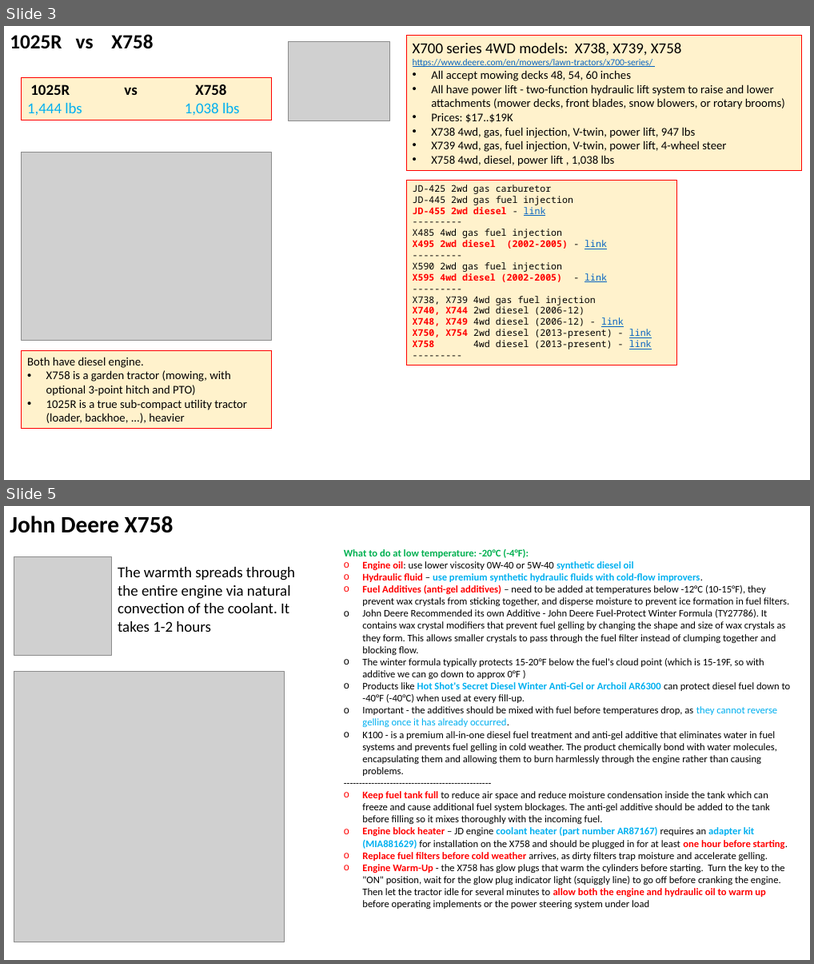
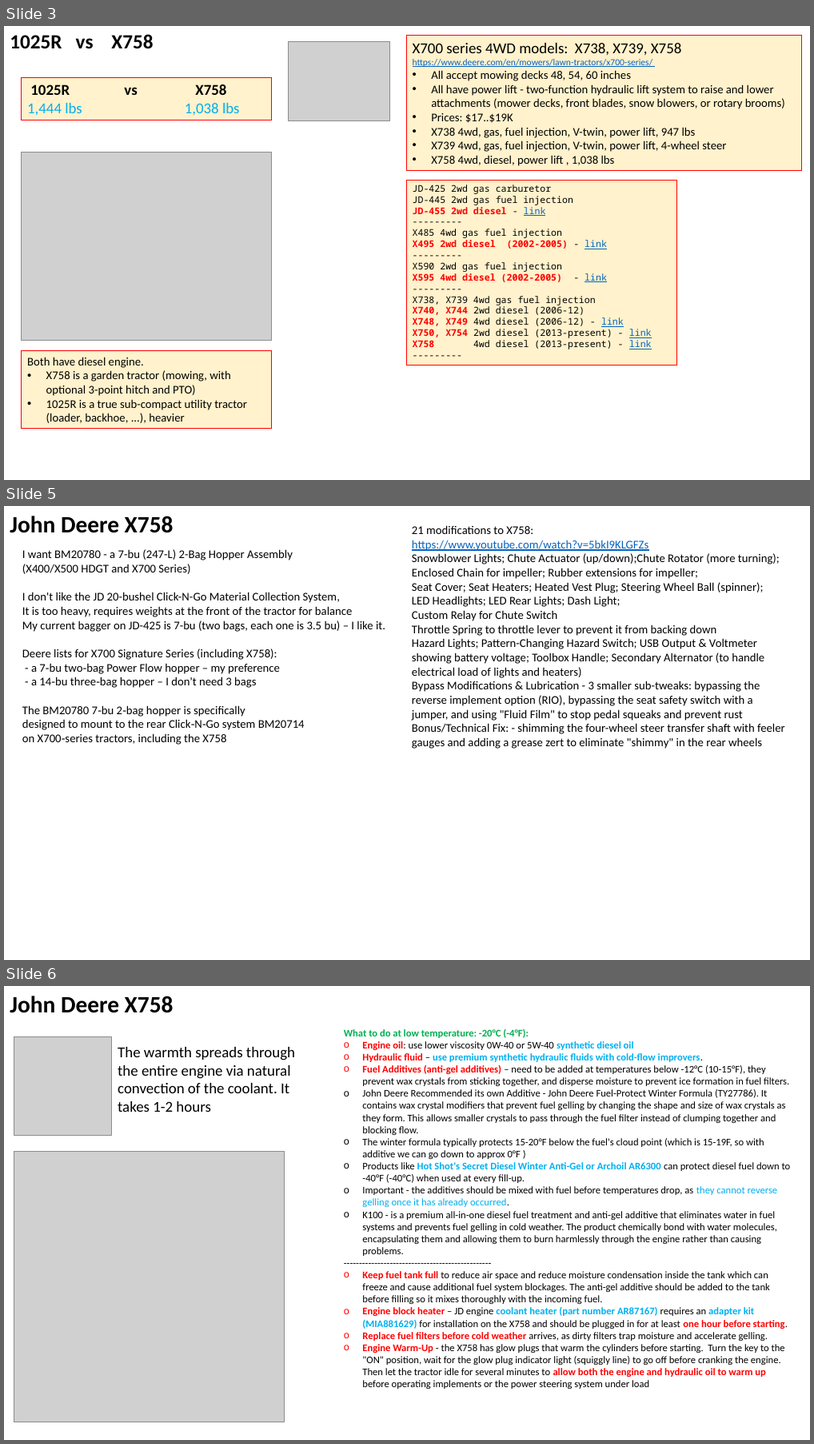
Before and after one commit to lselector/misc_farm, a slide deck: tractor_jd_1025r_X758.pptx. Shown one above the other, each under a label of ours: slides 3 and 5 before the commit, slides 3, 5 and 6 after it; the slides between them are not shown. The pictures are 814x964 and 814x1444 pixels, drawn with LibreOffice and Linux fonts; fonts in the diff are those of the drawing; grey boxes stand for pictures. Boxes give left, top, right and bottom in pixels: in the first picture for what was removed or moved away, otherwise in the second. Text is boxed around its words. In the diff, an @@ line names an element or a change of style, - is before the commit and + after.

```diff
--- a/tractor_jd_1025r_X758.pptx
+++ b/tractor_jd_1025r_X758.pptx
@@ slide 5 added at [4,506,810,960], background #FFFFFF @@
@@ text added at [10,516,174,533], 28 pt, text #000000, bold @@
+John Deere X758
@@ text added at [412,525,786,748], 14 pt, text #000000 @@
+21 modifications to X758:
+https://www.youtube.com/watch?v=5bkI9KLGFZs
+Snowblower Lights; Chute Actuator (up/down);Chute Rotator (more turning);
+Enclosed Chain for impeller; Rubber extensions for impeller;
+Seat Cover; Seat Heaters; Heated Vest Plug; Steering Wheel Ball (spinner);
+LED Headlights; LED Rear Lights; Dash Light;
+Custom Relay for Chute Switch
+Throttle Spring to throttle lever to prevent it from backing down
+Hazard Lights; Pattern-Changing Hazard Switch; USB Output & Voltmeter showing battery voltage; Toolbox Handle; Secondary Alternator (to handle electrical load of lights and heaters)
+Bypass Modifications & Lubrication - 3 smaller sub-tweaks: bypassing the reverse implement option (RIO), bypassing the seat safety switch with a jumper, and using "Fluid Film" to stop pedal squeaks and prevent rust
+Bonus/Technical Fix: - shimming the four-wheel steer transfer shaft with feeler gauges and adding a grease zert to eliminate "shimmy" in the rear wheels
@@ text added at [22,549,386,744], 14 pt, text #000000 @@
+I want BM20780 - a 7-bu (247-L) 2-Bag Hopper Assembly
+(X400/X500 HDGT and X700 Series)
+I don't like the JD 20-bushel Click-N-Go Material Collection System,
+It is too heavy, requires weights at the front of the tractor for balance
+My current bagger on JD-425 is 7-bu (two bags, each one is 3.5 bu) – I like it.
+Deere lists for X700 Signature Series (including X758):
+- a 7‑bu two‑bag Power Flow hopper – my preference
+- a 14‑bu three‑bag hopper – I don't need 3 bags
+The BM20780 7‑bu 2‑bag hopper is specifically
+designed to mount to the rear Click‑N‑Go system BM20714
+on X700‑series tractors, including the X758
@@ what was slide 5 is now slide 6 @@
```
Also in this commit, not shown: 1 slide changed, 2 other files.
